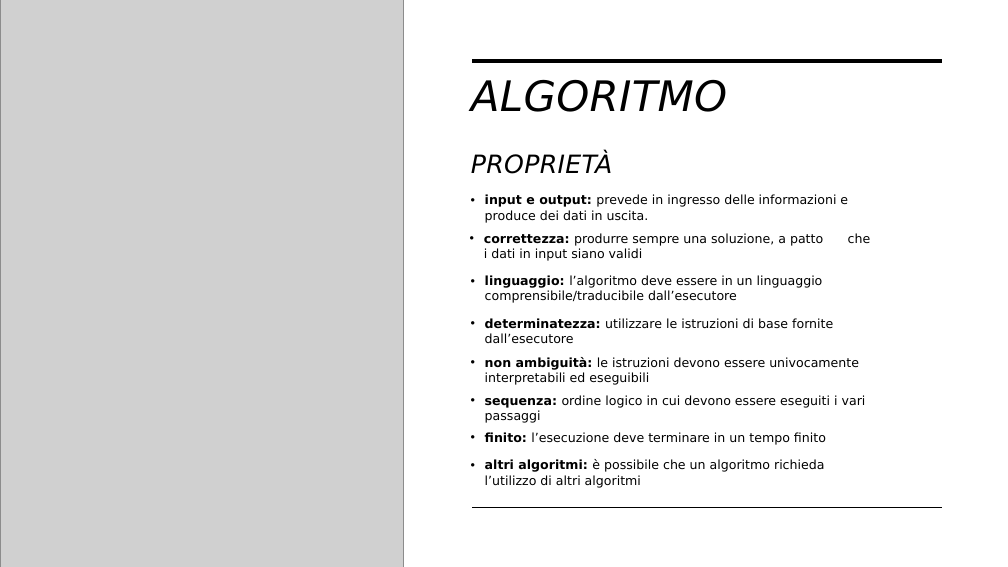
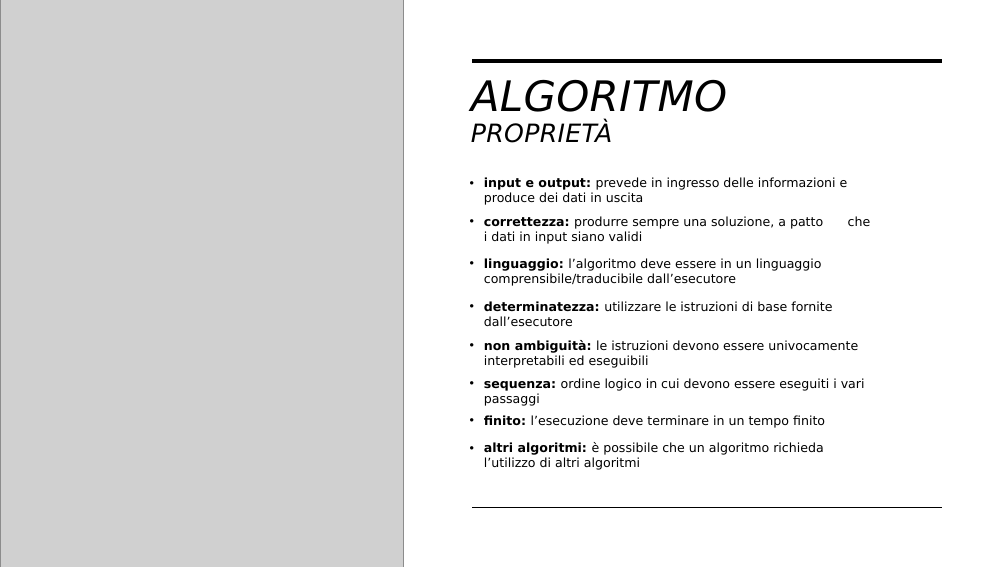
Before and after one commit to ViniciusJMoreira/corso-ifts, a slide deck: slide 35 of IFTS_Fondamenti_di_Programmazione_e_ingegnieria_del_software.pptx (slide 32 before the commit). Drawn at 1008x567 pixels with LibreOffice and Linux fonts; fonts in the diff are those of the drawing; grey boxes stand for pictures. Boxes give left, top, right and bottom in pixels: in the first picture for what was removed or moved away, otherwise in the second. Text is boxed around its words. In the diff, an @@ line names an element or a change of style, - is before the commit and + after.

```diff
--- a/IFTS_Fondamenti_di_Programmazione_e_ingegnieria_del_software.pptx
+++ b/IFTS_Fondamenti_di_Programmazione_e_ingegnieria_del_software.pptx
@@ title "ALGORITMO PROPRIETÀ" rewrapped from (x1=471, y1=80, x2=727, y2=174) to (x1=471, y1=80, x2=727, y2=143) @@
@@ text at (x1=484, y1=177, x2=848, y2=205): text changed @@
-• input e output: prevede in ingresso delle informazioni e produce dei dati in uscita.
+• input e output: prevede in ingresso delle informazioni e produce dei dati in uscita
@@ text "correttezza: produrre sempre una soluzione, ..." moved from (x1=484, y1=233, x2=823, y2=261) to (x1=484, y1=216, x2=823, y2=244) @@
@@ 5 texts moved together from (x1=485, y1=275, x2=866, y2=445) to (x1=484, y1=258, x2=865, y2=428) @@
@@ text "altri algoritmi: è possibile che ..." moved from (x1=485, y1=459, x2=824, y2=488) to (x1=484, y1=442, x2=823, y2=470) @@
```
Also in this commit, not shown: 12 other slides changed, 5 slides added, 3 other files.
